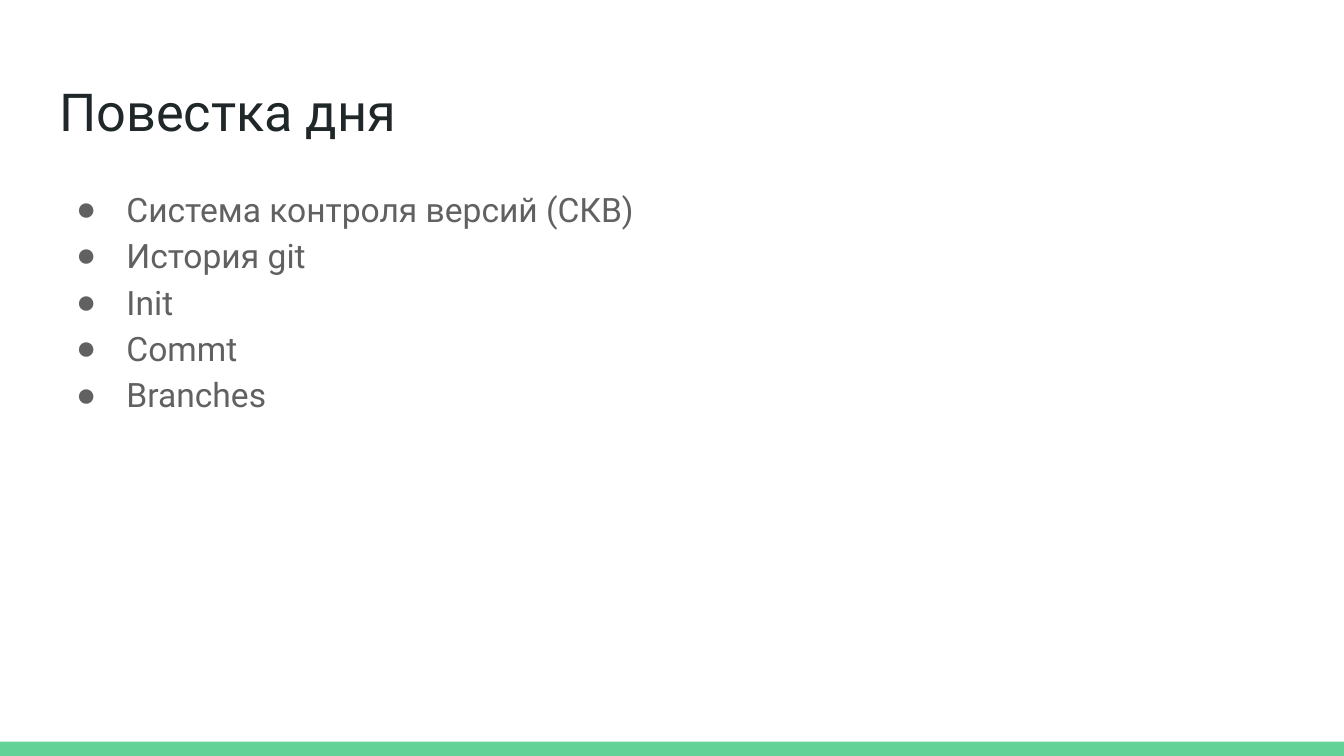
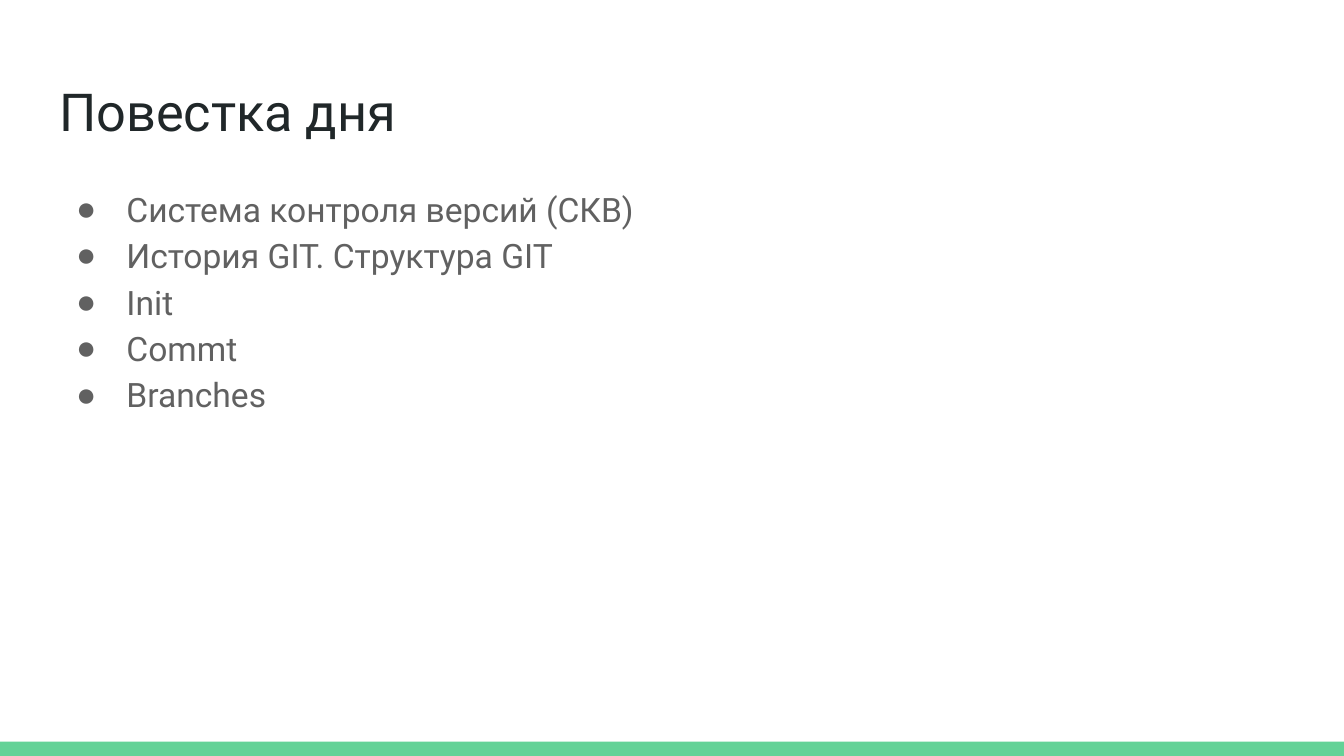
Before and after one commit to Homln/Python, a slide deck: slide 2 of 02.GIT.Homitsevich.pptx. Drawn at 1344x756 pixels with LibreOffice and Linux fonts; fonts in the diff are those of the drawing. Boxes give left, top, right and bottom in pixels: in the first picture for what was removed or moved away, otherwise in the second. Text is boxed around its words. In the diff, an @@ line names an element or a change of style, - is before the commit and + after.

Commit message:
modify pptx

```diff
--- a/02.GIT.Homitsevich.pptx
+++ b/02.GIT.Homitsevich.pptx
@@ text at [126, 244, 553, 275]: text changed @@
-● История git
+● История GIT. Структура GIT
```
Also in this commit, not shown: 1 other slide changed, 1 slide added, 1 slide removed.
